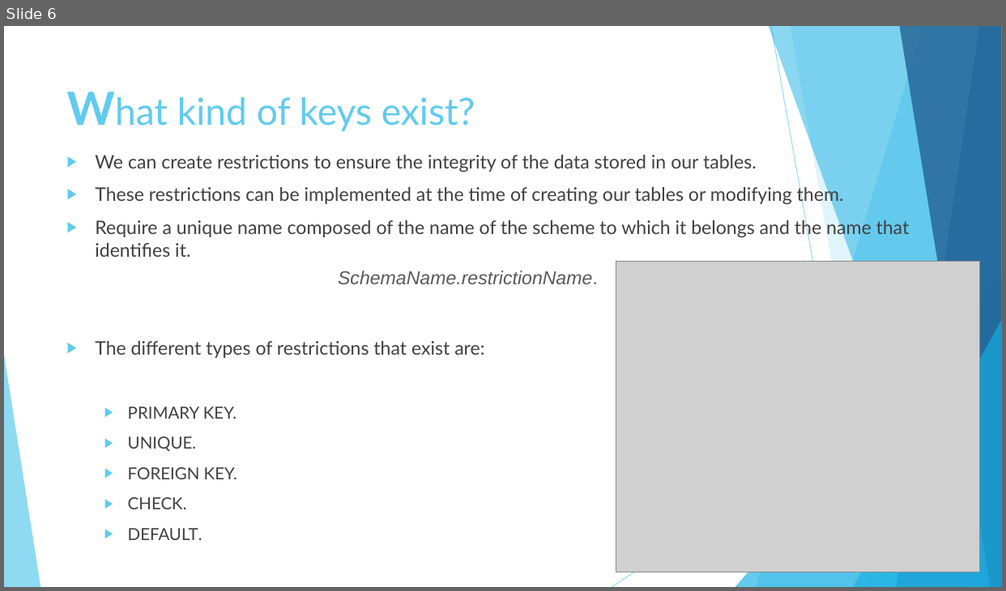
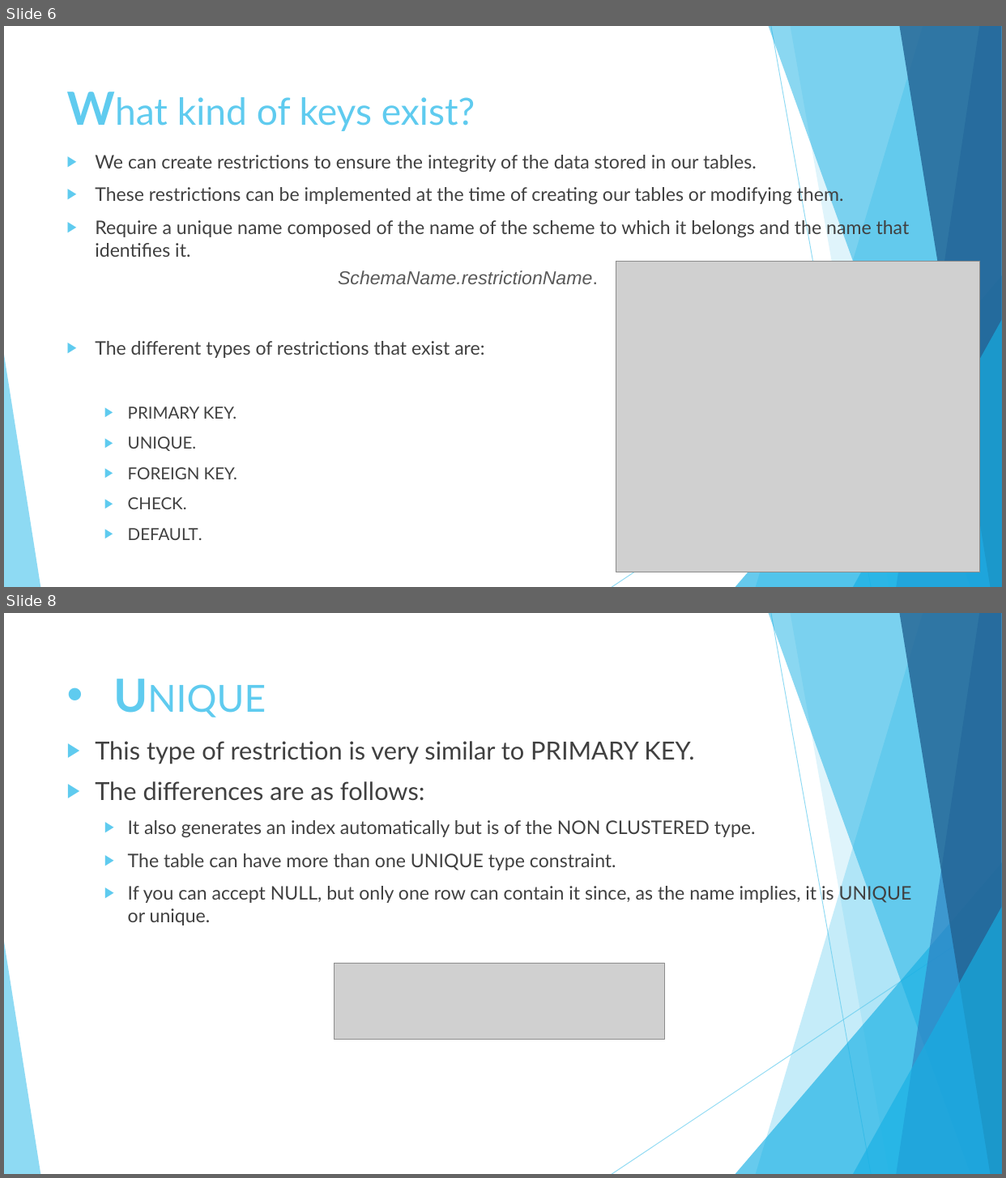
Before and after one commit to diegosilva91/MySQL-BASICS, a slide deck: MySQL BASICS.pptx. Shown one above the other, each under a label of ours: slide 6 before the commit, slides 6 and 8 after it; the slides between them are not shown. The pictures are 1006x591 and 1006x1178 pixels, drawn with LibreOffice and Linux fonts; fonts in the diff are those of the drawing; grey boxes stand for pictures. Boxes give left, top, right and bottom in pixels: in the first picture for what was removed or moved away, otherwise in the second. Text is boxed around its words. In the diff, an @@ line names an element or a change of style, - is before the commit and + after.

```diff
--- a/MySQL BASICS.pptx
+++ b/MySQL BASICS.pptx
@@ slide 8 added at [4, 613, 1002, 1174], background #FFFFFF; not listed: 10 template elements that a slide beside it also shows @@
@@ title added at [59, 663, 763, 771], 36 pt, text #5FCBEF @@
+• UNIQUE
@@ text added at [95, 741, 912, 926], 18 pt, text #404040 @@
+▶ This type of restriction is very similar to PRIMARY KEY.
+▶ The differences are as follows:
+  ▶ It also generates an index automatically but is of the NON CLUSTERED type.
+  ▶ The table can have more than one UNIQUE type constraint.
+  ▶ If you can accept NULL, but only one row can contain it since, as the name implies, it is UNIQUE or unique.
@@ picture added at [334, 964, 665, 1040] @@
```
Also in this commit, not shown: 1 slide changed, 3 other slides added, 3 other files.
